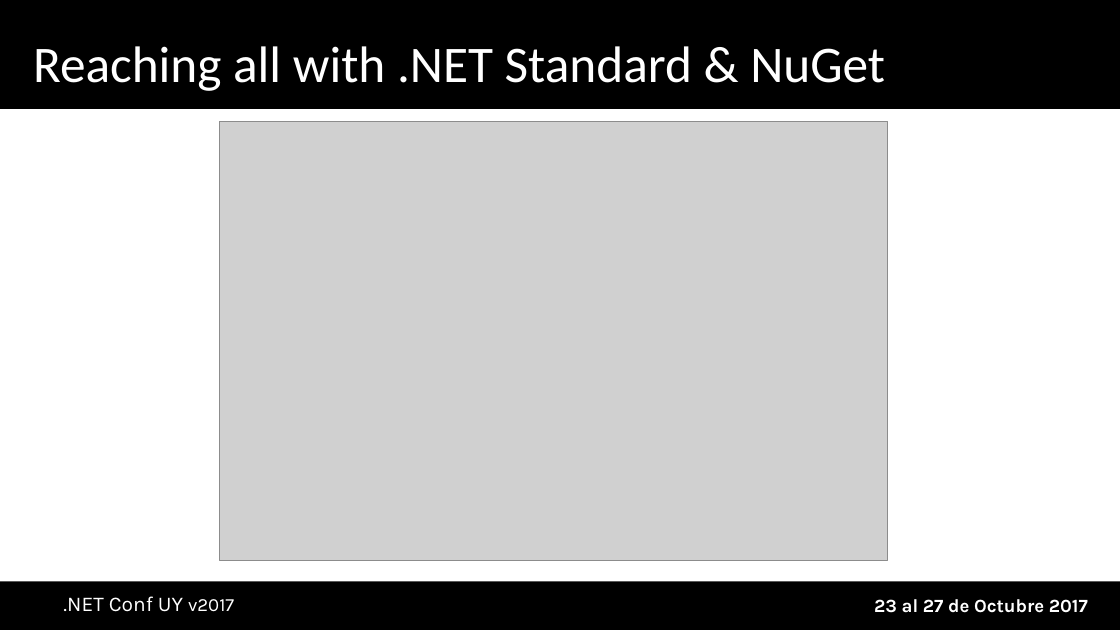
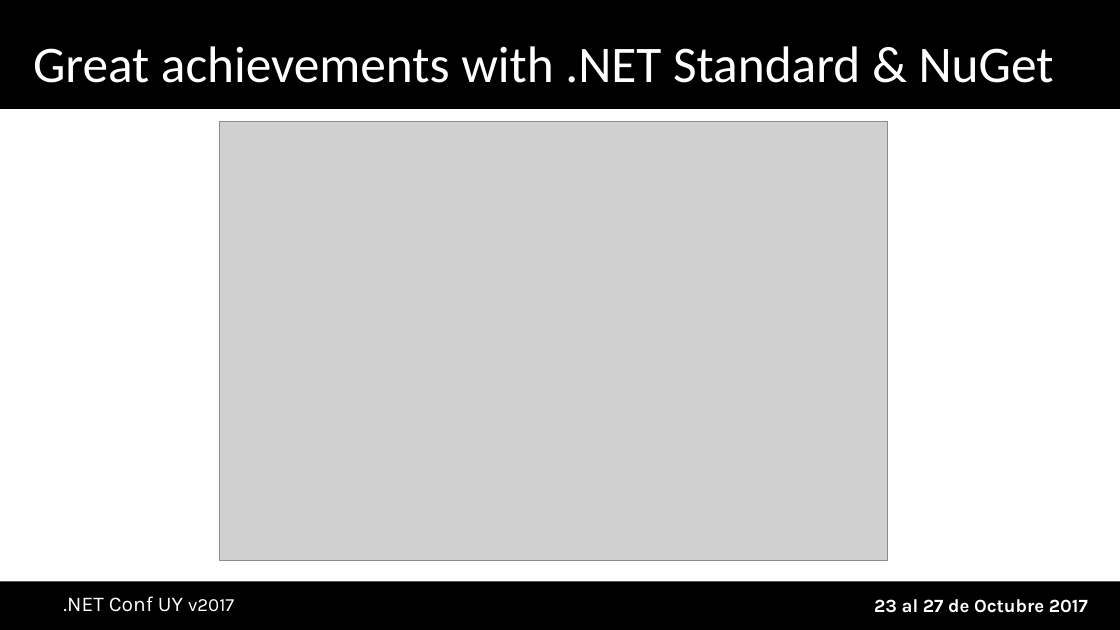
Before and after one commit to AgustinBonilla/netstandard-workshop, a slide deck: slide 9 of docs/.NET Standard - One Library to Rule Them All - NET Conf Uy 2017.pptx. Drawn at 1120x630 pixels with LibreOffice and Linux fonts; fonts in the diff are those of the drawing; grey boxes stand for pictures; background and template pictures are left out. Boxes give left, top, right and bottom in pixels: in the first picture for what was removed or moved away, otherwise in the second. Text is boxed around its words. In the diff, an @@ line names an element or a change of style, - is before the commit and + after.

Commit message:
modificacion ppt

```diff
--- a/docs/.NET Standard - One Library to Rule Them All - NET Conf Uy 2017.pptx
+++ b/docs/.NET Standard - One Library to Rule Them All - NET Conf Uy 2017.pptx
@@ title at (x1=33, y1=46, x2=1054, y2=83): text changed @@
-Reaching all with .NET Standard & NuGet
+Great achievements with .NET Standard & NuGet
```
